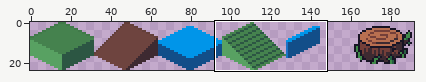
File history of a sprite sheet, assets/maps/woodlands.png. Above: a wide view before the commit, with the close-up outlined.
Close-up. Old version:
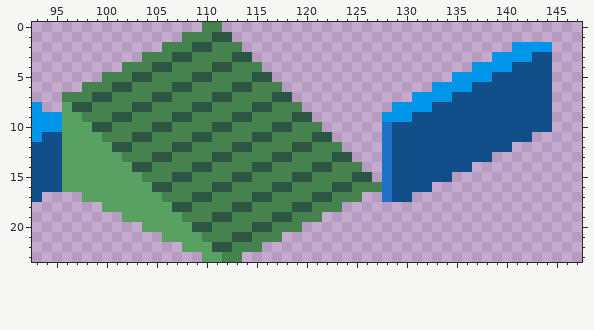
The file is 192x24 pixels. Colours within 5 levels of each other are drawn and written as one. Shown: x 93..147, y 0..23.
And afterwards:
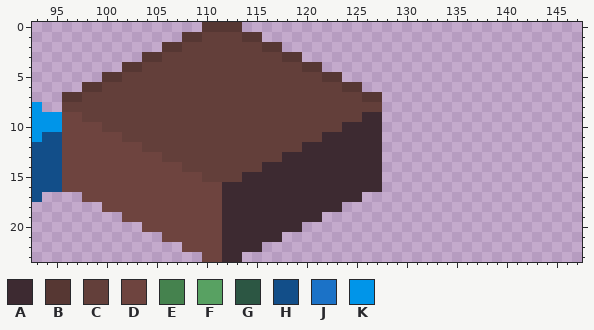
Palette (. is transparent): A #3d2a31  B #563733  C #633f3a  D #6e443f  E #45824e  F #58a162  G #2c5643  H #124e89  J #1b72c7  K #0095e9
Diff:
Changed rows in their new state; - is an unchanged pixel.
first column x 96:
 0 --------------BBBB-------------------------------
 1 ------------BBCCCCBB-----------------------------
 2 ----------BBCCCCCCCCBB-----------------------....
 3 --------BBCCCCCCCCCCCCBB-------------------......
 4 ------BBCCCCCCCCCCCCCCCCBB---------------........
 5 ----BBCCCCCCCCCCCCCCCCCCCCBB-----------..........
 6 --BBCCCCCCCCCCCCCCCCCCCCCCCCBB-------............
 7 BBCCCCCCCCCCCCCCCCCCCCCCCCCCCCBB---..............
 8 CCCCCCCCCCCCCCCCCCCCCCCCCCCCCCCC-................
 9 DDCCCCCCCCCCCCCCCCCCCCCCCCCCCCAA.................
10 DDDDCCCCCCCCCCCCCCCCCCCCCCCCAAAA.................
11 DDDDDDCCCCCCCCCCCCCCCCCCCCAAAAAA...............--
12 DDDDDDDDCCCCCCCCCCCCCCCCAAAAAAAA.............----
13 DDDDDDDDDDCCCCCCCCCCCCAAAAAAAAAA...........------
14 DDDDDDDDDDDDCCCCCCCCAAAAAAAAAAAA.........--------
15 DDDDDDDDDDDDDDCCCCAAAAAAAAAAAAAA.......----------
16 DDDDDDDDDDDDDDDDAAAAAAAAAAAAAAAA.....------------
17 --DDDDDDDDDDDDDDAAAAAAAAAAAAAA--...--------------
18 ----DDDDDDDDDDDDAAAAAAAAAAAA---------------------
19 ------DDDDDDDDDDAAAAAAAAAA-----------------------
20 --------DDDDDDDDAAAAAAAA-------------------------
21 ----------DDDDDDAAAAAA---------------------------
22 ------------DDDDAAAA-----------------------------
23 --------------DDAA-------------------------------
